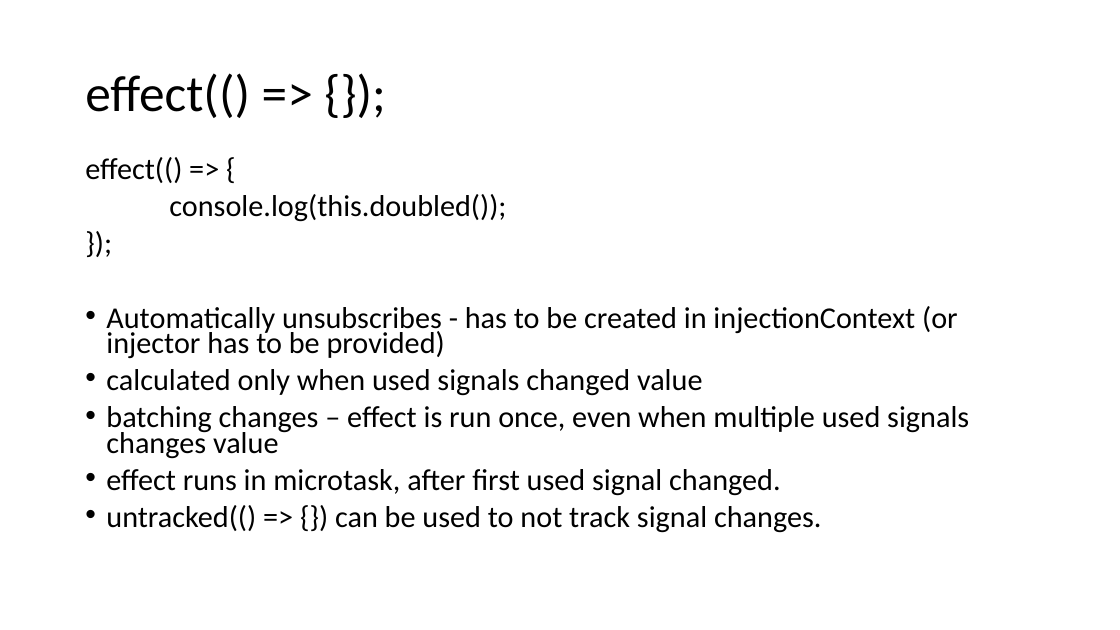
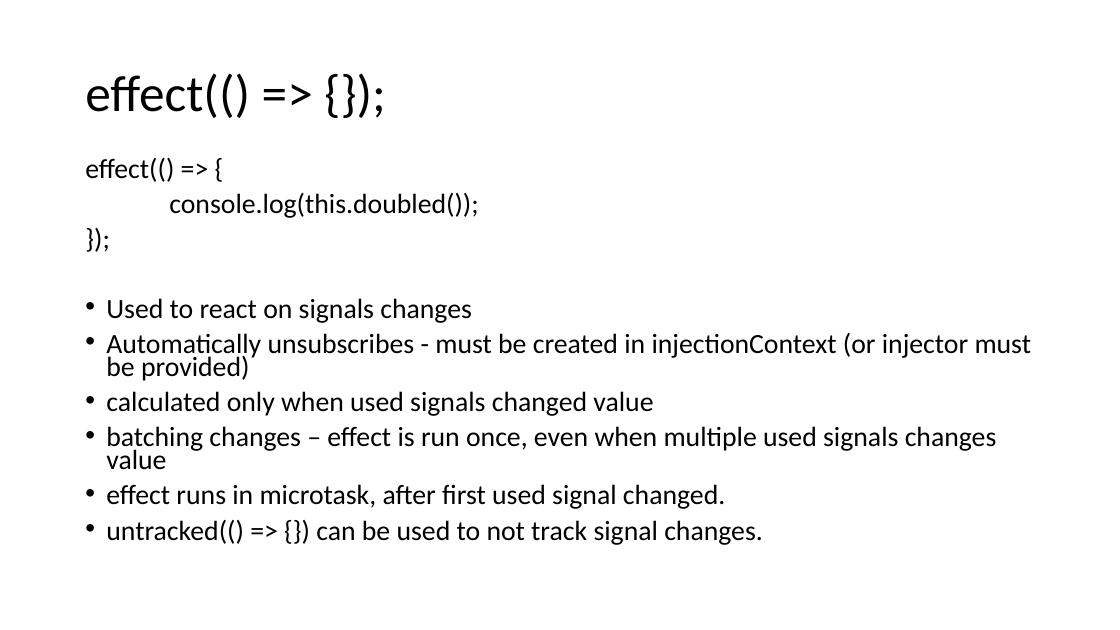
Before and after one commit to Trolejbus/AngularSignalsKnowledgeShare, a slide deck: slide 5 of Signals in Angular.pptx (slide 6 before the commit). Drawn at 1120x630 pixels with LibreOffice and Linux fonts; fonts in the diff are those of the drawing. Boxes give left, top, right and bottom in pixels: in the first picture for what was removed or moved away, otherwise in the second. Text is boxed around its words. In the diff, an @@ line names an element or a change of style, - is before the commit and + after.

```diff
--- a/Signals in Angular.pptx
+++ b/Signals in Angular.pptx
@@ text at box(85, 158, 997, 545): size 25.9 to 23.8 pt in "effect(() => {", "console.log(this.doubled());", "});", "calculated only when used signals changed value" and 3 more places @@
@@ text at box(106, 298, 1032, 381): text changed; size 25.9 to 23.8 pt @@
-• Automatically unsubscribes - has to be created in injectionContext (or injector has to be provided)
+• Used to react on signals changes
+• Automatically unsubscribes - must be created in injectionContext (or injector must be provided)
```
Also in this commit, not shown: 2 other slides changed, 4 slides added, 1 slide removed, 45 other files.
